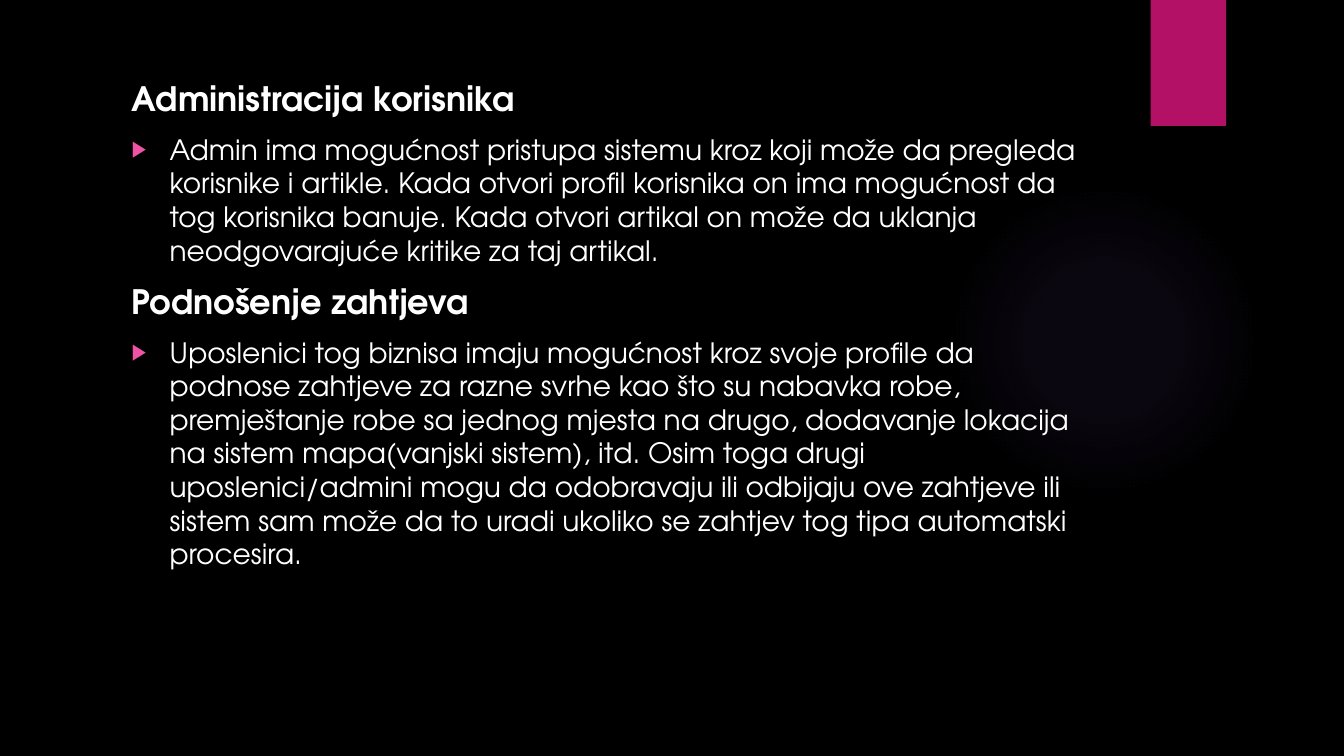
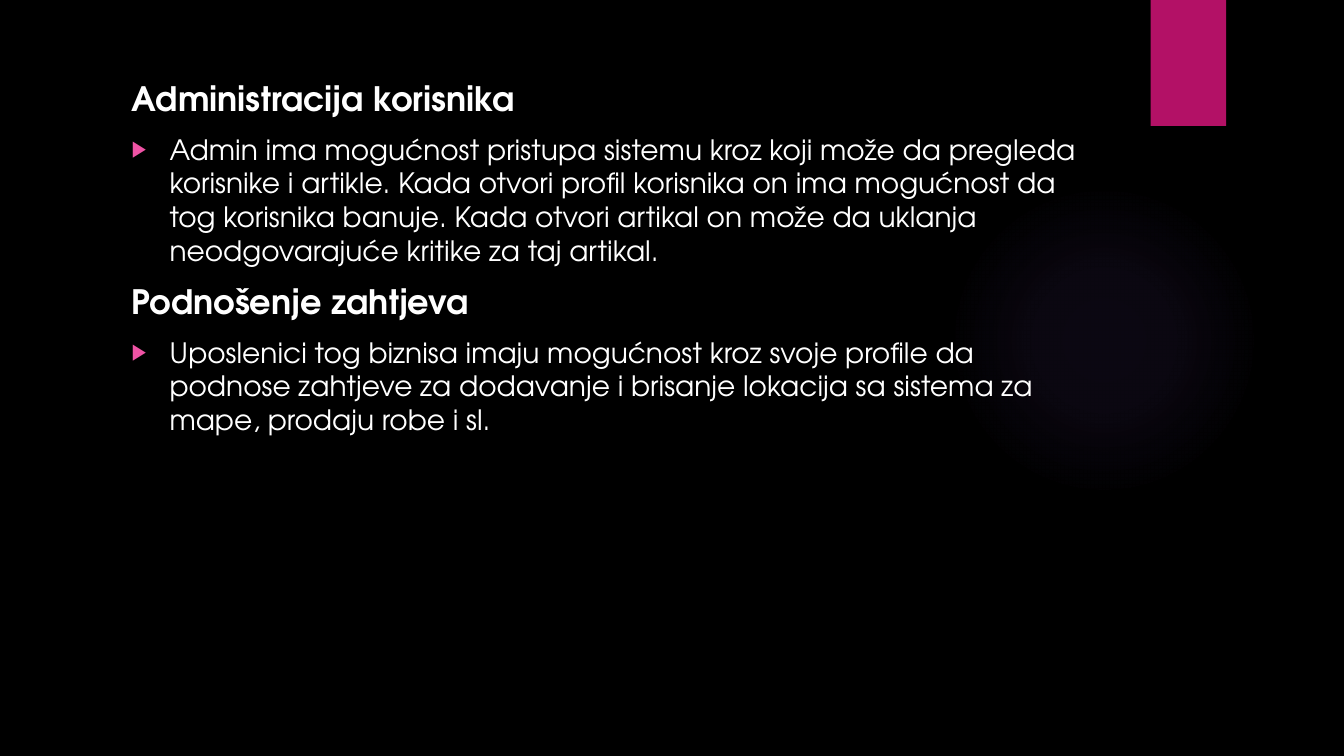
Before and after one commit to ooad-2016-2017/Tim19-PraiseTheSun, a slide deck: slide 7 of Game_Shop.pptx. Drawn at 1344x756 pixels with LibreOffice and Linux fonts; fonts in the diff are those of the drawing; background and template pictures are left out. Boxes give left, top, right and bottom in pixels: in the first picture for what was removed or moved away, otherwise in the second. Text is boxed around its words. In the diff, an @@ line names an element or a change of style, - is before the commit and + after.

```diff
--- a/Game_Shop.pptx
+++ b/Game_Shop.pptx
@@ text at bbox=[170, 341, 1032, 436]: text changed @@
-▶ Uposlenici tog biznisa imaju mogućnost kroz svoje profile da podnose zahtjeve za razne svrhe kao što su nabavka robe, premještanje robe sa jednog mjesta na drugo, dodavanje lokacija na sistem mapa(vanjski sistem), itd. Osim toga drugi uposlenici/admini mogu da odobravaju ili odbijaju ove zahtjeve ili sistem sam može da to uradi ukoliko se zahtjev tog tipa automatski procesira.
+▶ Uposlenici tog biznisa imaju mogućnost kroz svoje profile da podnose zahtjeve za dodavanje i brisanje lokacija sa sistema za mape, prodaju robe i sl.
```
Also in this commit, not shown: 7 other slides changed, 1 slide added.
